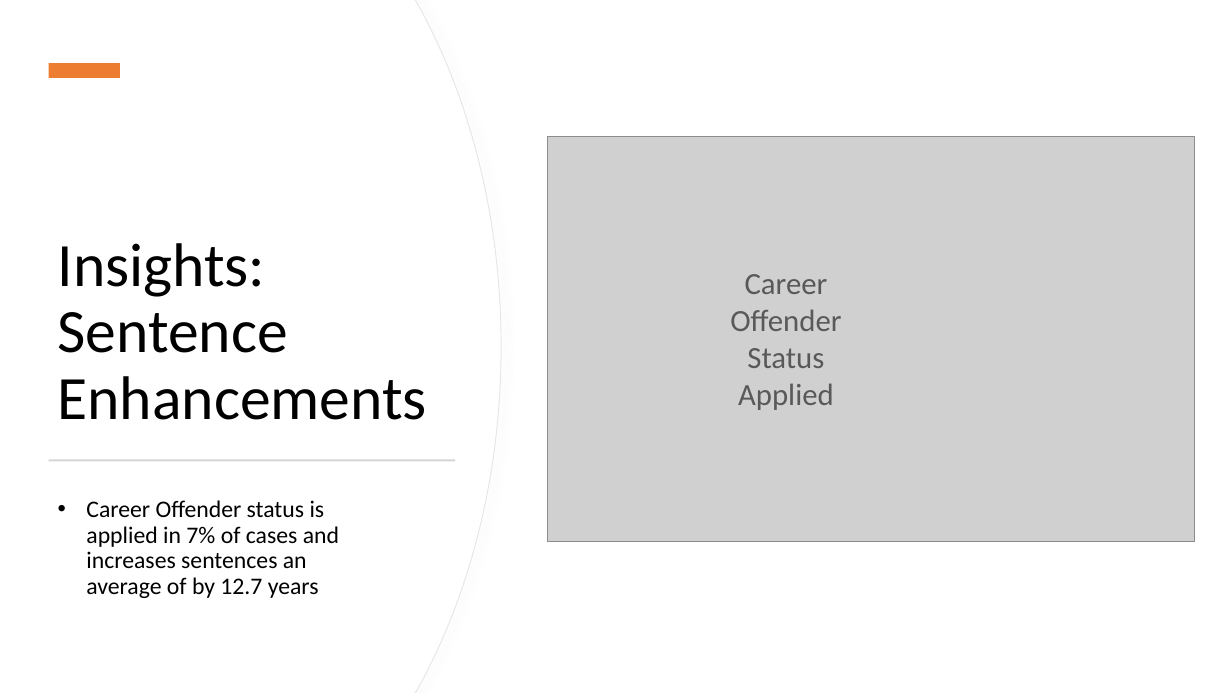
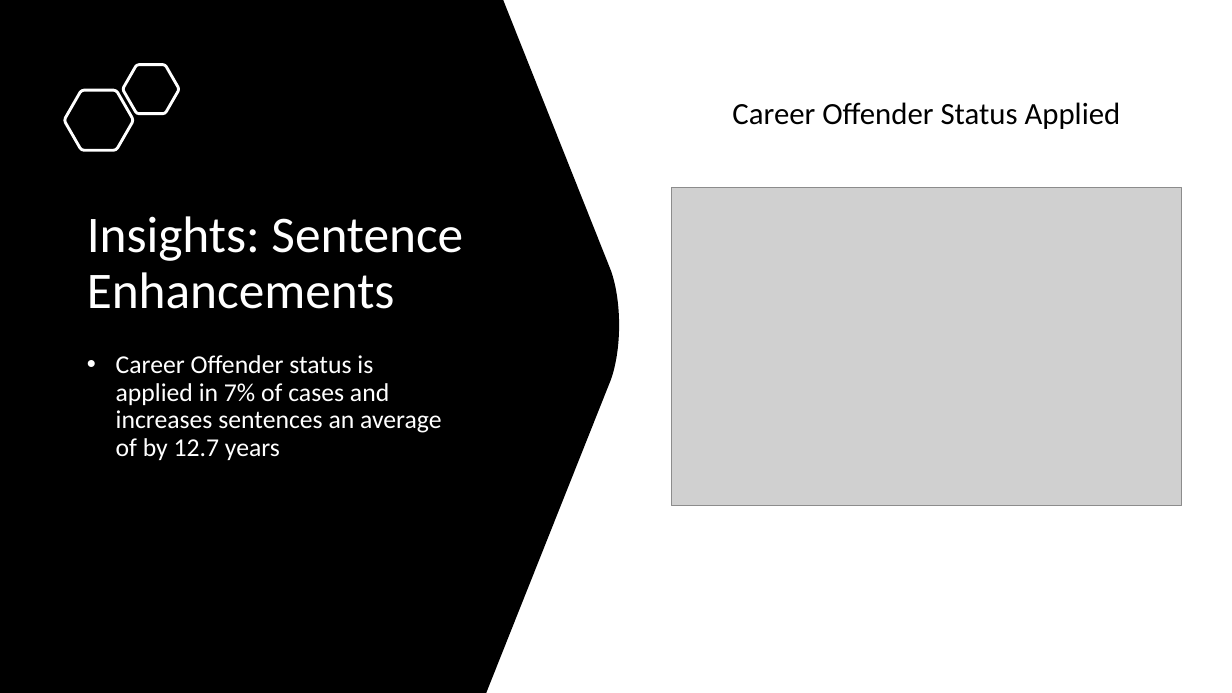
Before and after one commit to jenwhitson/sentencing_project, a slide deck: slide 21 of Presentation.pptx. Drawn at 1232x693 pixels with LibreOffice and Linux fonts; fonts in the diff are those of the drawing; grey boxes stand for pictures. Boxes give left, top, right and bottom in pixels: in the first picture for what was removed or moved away, otherwise in the second. Text is boxed around its words. In the diff, an @@ line names an element or a change of style, - is before the commit and + after.

```diff
--- a/Presentation.pptx
+++ b/Presentation.pptx
@@ freeform shape: place and size @@
-freeform shape at box(0, 0, 501, 693)
+freeform shape at box(0, 0, 619, 693)
@@ freeform shape at box(0, 0, 619, 693): fill #FFFFFF to #000000; outline #E6E6E6 0.75 pt to none; shadow off @@
@@ freeform shape removed at box(0, 0, 500, 693) @@
@@ rectangle removed at box(49, 63, 120, 78) @@
@@ freeform shape added at box(123, 65, 178, 114), outline #FFFFFF 2.25 pt @@
@@ freeform shape added at box(65, 91, 133, 151), outline #FFFFFF 2.25 pt @@
@@ title "Insights: Sentence Enhancements": place and size @@
-title "Insights: Sentence Enhancements" at box(58, 243, 427, 420)
+title "Insights: Sentence Enhancements" at box(87, 216, 463, 309)
@@ title "Insights: Sentence Enhancements" at box(87, 216, 463, 309): size 48 to 40 pt, text colour #000000 to #FFFFFF @@
@@ text at box(732, 102, 1121, 129): text changed; text colour #595959 to #000000 @@
-Career Offender Status
-Applied
+Career Offender Status Applied
@@ picture: place and size @@
-picture at box(547, 137, 1195, 542)
+picture at box(672, 187, 1182, 506)
@@ text "Career Offender status is applied ...": place and size @@
-text "Career Offender status is applied ..." at box(86, 500, 339, 598)
+text "Career Offender status is applied ..." at box(116, 355, 441, 460)
@@ text "Career Offender status is applied ..." at box(116, 355, 441, 460): size 18.5 to 20 pt, text colour #000000 to #FFFFFF @@
@@ rectangle removed at box(49, 459, 456, 461) @@
```
Also in this commit, not shown: 3 other slides changed, 3 slides added, 1 slide removed.
